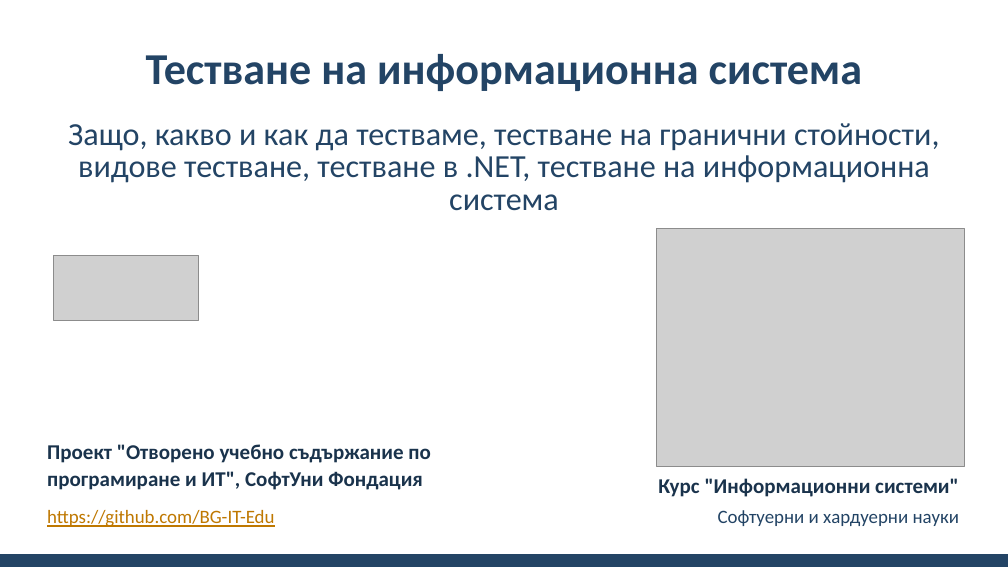
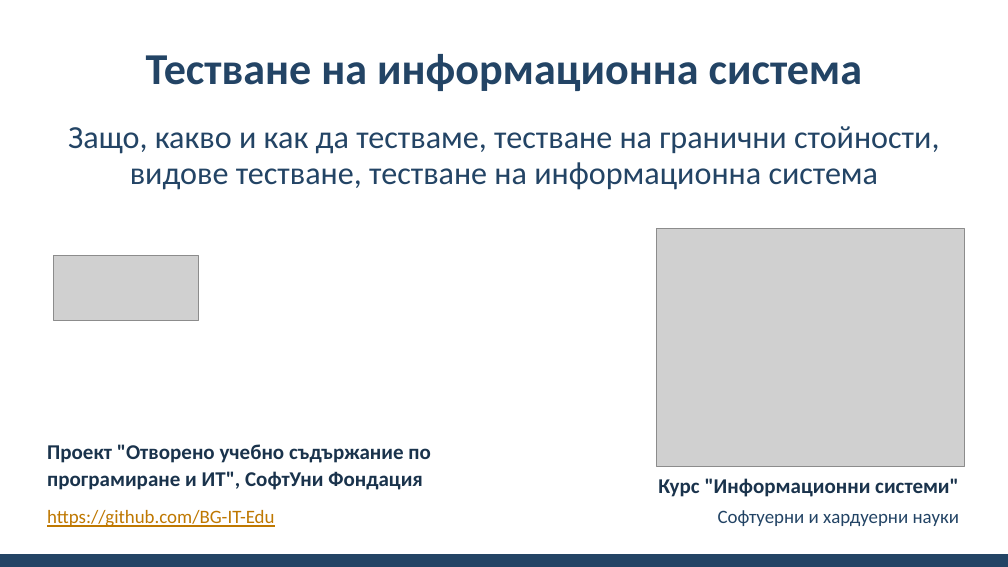
Before and after one commit to BG-IT-Edu/School-Programming, a slide deck: slide 1 of Courses/Software-Sciences/Module-4-Information-Systems-New/13-Information-System-Testing/13-Information-System-Testing.pptx. Drawn at 1008x567 pixels with LibreOffice and Linux fonts; fonts in the diff are those of the drawing; grey boxes stand for pictures; background and template pictures are left out. Boxes give left, top, right and bottom in pixels: in the first picture for what was removed or moved away, otherwise in the second. Text is boxed around its words. In the diff, an @@ line names an element or a change of style, - is before the commit and + after.

```diff
--- a/Courses/Software-Sciences/Module-4-Information-Systems-New/13-Information-System-Testing/13-Information-System-Testing.pptx
+++ b/Courses/Software-Sciences/Module-4-Information-Systems-New/13-Information-System-Testing/13-Information-System-Testing.pptx
@@ subtitle at box(68, 126, 939, 190): text changed @@
-Защо, какво и как да тестваме, тестване на гранични стойности, видове тестване, тестване в .NET, тестване на информационна система
+Защо, какво и как да тестваме, тестване на гранични стойности, видове тестване, тестване на информационна система
```
